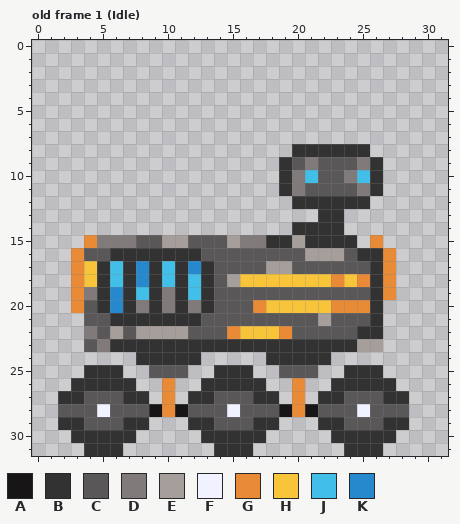
Two versions of one pixel-art file, assets/player/player.aseprite. The first picture shows the starting point.
32x32 pixels, 8 frames. Colours within 5 levels of each other are drawn and written as one. Shown: old frame 1 (Idle). The commit also changed other frames, which this record leaves out.
Palette (. is transparent): A #171516  B #323232  C #595757  D #807b7a  E #a69e9a  F #f1f2ff  G #e88a36  H #f8c53a  J #42bfe8  K #2789cd
The result:
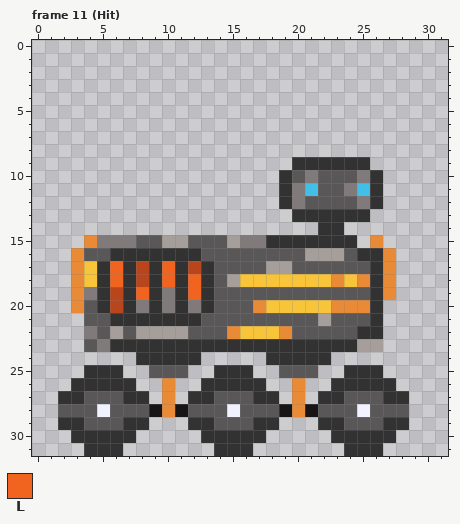
Colours new in this view: L #f1641f
A new or re-ordered frame is compared with the old frame closest to it.
Author's note on the commit: imported player with hit and edited player.py animation only
The exact change:
frames 8 -> 12
colour K: #2789cd -> #b9451d
Frame 11 (Hit) is new; against old frame 1 (Idle):
y 8: x 20..25 BBBBBB -> ......
y 9: x 19..26 BCDCCCDB -> .BBBBBB.
y 10: x 20..21 DJ -> CD; x 24..25 DJ -> CD
y 11: x 21 C -> J; x 24..25 CD -> DJ
y 12: x 19..26 .BBBBBB. -> BDCCCCDB
y 13: x 20..21 .. -> BB; x 24..25 .. -> BB
y 14: x 20..21 BB -> ..
y 15: x 20 E -> B
y 17: x 6 J -> L; x 10 J -> L
y 18: x 6 J -> L; x 10 J -> L; x 12 J -> L
y 19: x 8 J -> L; x 12 J -> L
Boxes around the changes in both pictures, in picture pixels (x1, y1, x2, y2):
changed: (279, 144, 383, 248)
changed: (110, 261, 201, 313)
